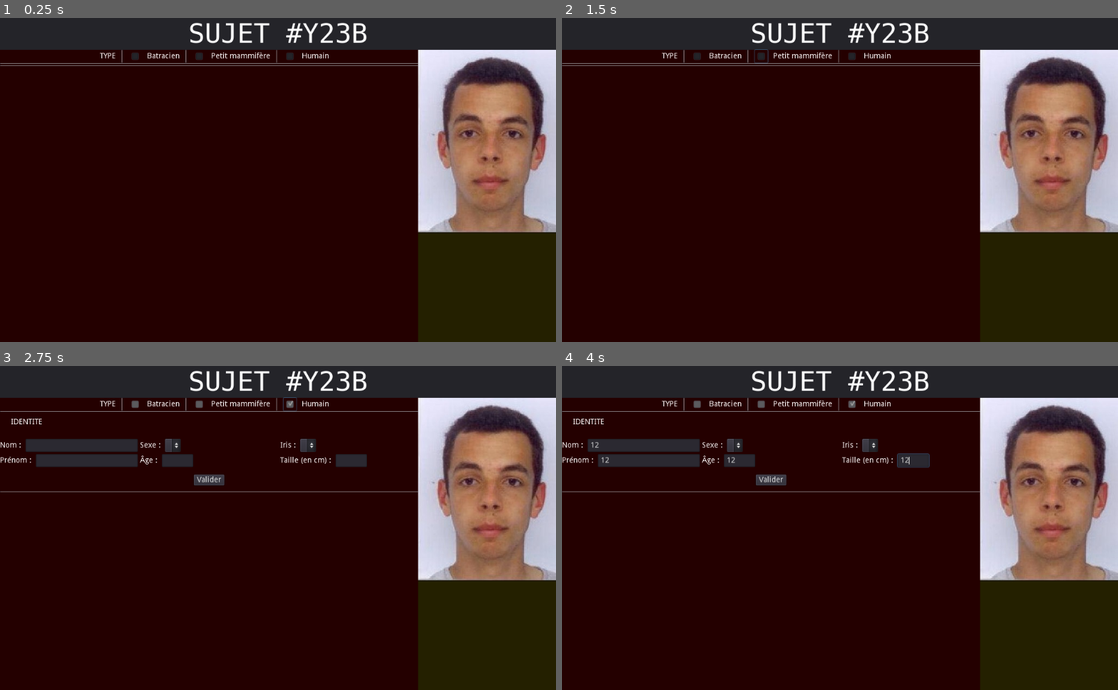
Above: before the commit, frames 1-4 (two rows, left to right).
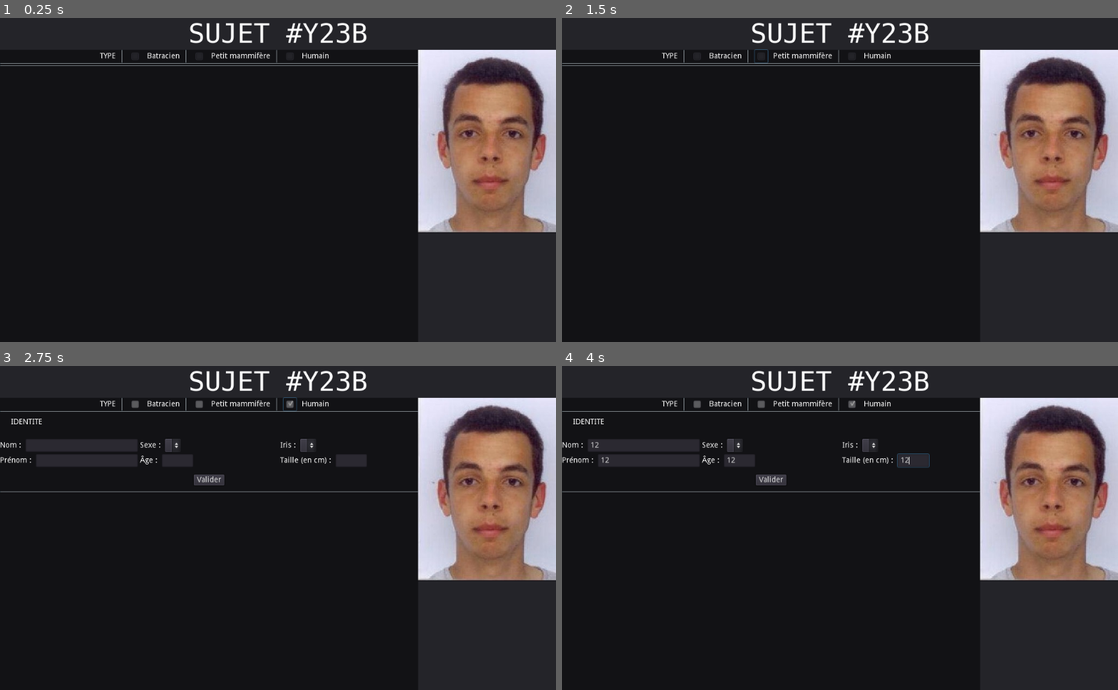
Above: after the commit, the same moments.

Repository: ptiteigne/EscapeProgramme
Game: Godot game, scene res://TestRe.tscn
Same seed, same stepped clock (60 frames per second), same inputs: the game is played once before the commit and once after it. The project has no main scene, so this scene is started directly.
Inputs (mouse positions are in pixels of both pictures, inside the frame that each line leads up to):
- Up to frame 1 (0.25 s): no input
- Up to frame 2 (1.5 s): click (695, 56) at 0.5 s; click (762, 56) at 1.25 s
- Up to frame 3 (2.75 s): click (289, 404) at 2 s
- Up to frame 4 (4 s): click (645, 447) at 2.77 s; type "12" at 2.85 s; click (650, 459) at 3 s; type "12" at 3.08 s; click (739, 459) at 3.23 s; type "12" at 3.32 s; click (912, 459) at 3.52 s; type "12" at 3.6 s

The runs differ from the first frame. In frame 1, 8.4% of the frame differs, in the area x 75-100%, y 66-100%; in frame 2, 8.4%; in frame 3, 8.4%; in frame 4, 8.4%.

Commit message:
Added code generation popup

Diff:
--- a/TestRe.tscn
+++ b/TestRe.tscn
@@ -73,7 +73,7 @@
 
 [node name="Panel2" type="Panel" parent="Panel" index="1"]
 
-self_modulate = Color( 1, 0, 0, 1 )
+self_modulate = Color( 0.503906, 0.503906, 0.503906, 1 )
 anchor_left = 0.0
 anchor_top = 0.0
 anchor_right = 1.0
@@ -161,8 +161,6 @@
 
 [node name="Panel3" type="Panel" parent="Panel" index="2"]
 
-self_modulate = Color( 1, 0.867188, 0, 1 )
-light_mask = 0
 anchor_left = 1.0
 anchor_top = 0.0
 anchor_right = 1.0
@@ -176,7 +174,7 @@
 mouse_default_cursor_shape = 0
 size_flags_horizontal = 1
 size_flags_vertical = 1
-_sections_unfolded = [ "Anchor", "Grow Direction", "Margin", "Rect", "Visibility" ]
+_sections_unfolded = [ "Anchor", "Grow Direction", "Margin", "Rect", "Visibility", "custom_styles" ]
 __meta__ = {
 "_edit_group_": true
 }
